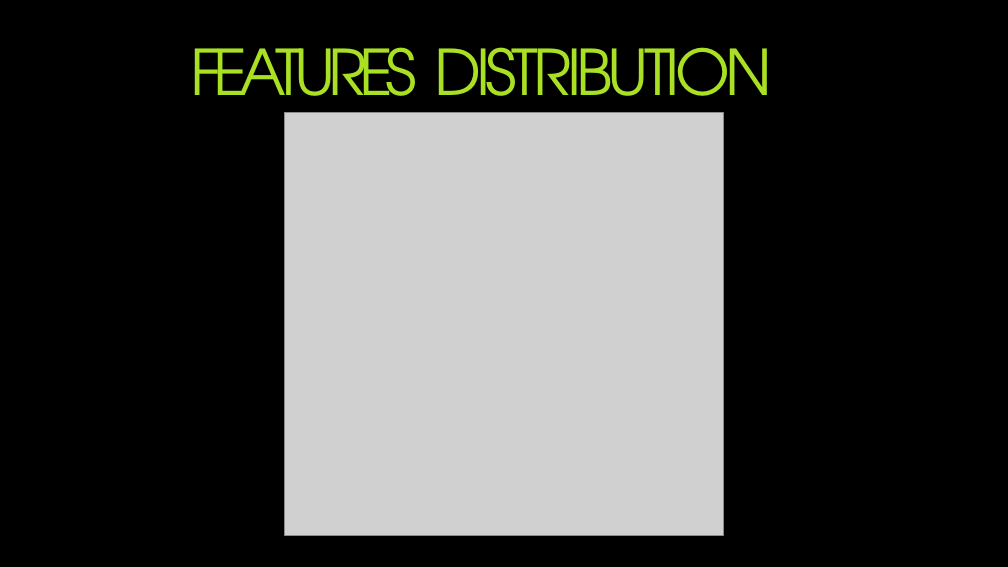
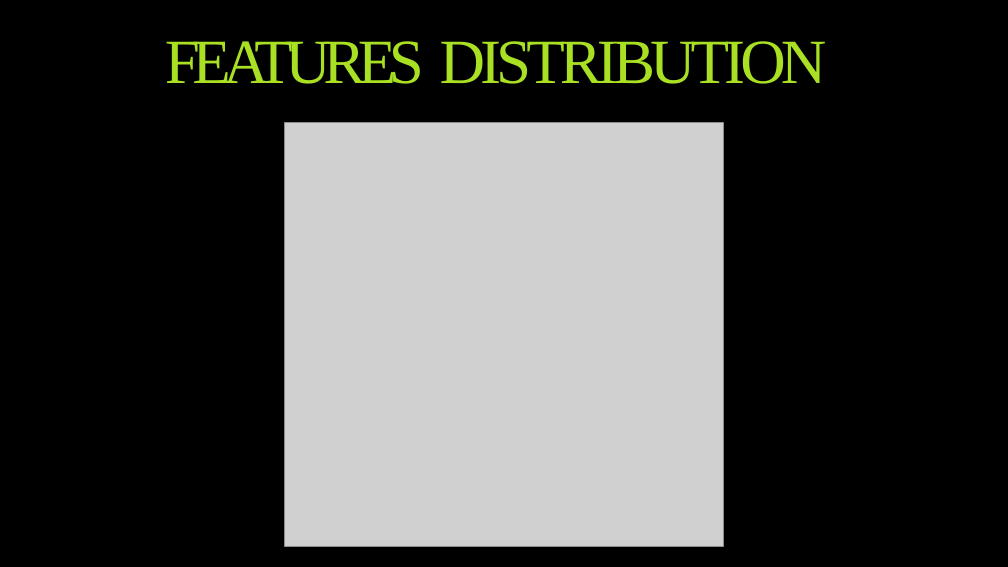
Before and after one commit to OvaizAli/Phishing-Website-Detection-by-Machine-Learning-Techniques, a slide deck: slide 8 of Phishing Website Detection by Machine Learning Techniques.pptx. Drawn at 1008x567 pixels with LibreOffice and Linux fonts; fonts in the diff are those of the drawing; grey boxes stand for pictures; background and template pictures are left out. Boxes give left, top, right and bottom in pixels: in the first picture for what was removed or moved away, otherwise in the second. Text is boxed around its words. In the diff, an @@ line names an element or a change of style, - is before the commit and + after.

```diff
--- a/Phishing Website Detection by Machine Learning Techniques.pptx
+++ b/Phishing Website Detection by Machine Learning Techniques.pptx
@@ title "FEATURES DISTRIBUTION": place and size @@
-title "FEATURES DISTRIBUTION" at box(190, 47, 771, 125)
+title "FEATURES DISTRIBUTION" at box(165, 41, 827, 84)
@@ title "FEATURES DISTRIBUTION" at box(165, 41, 827, 84): font TeX Gyre Adventor to Times New Roman @@
@@ picture: place and size @@
-picture at box(285, 112, 724, 535)
+picture at box(285, 123, 724, 546)
```
Also in this commit, not shown: 9 other slides changed.
